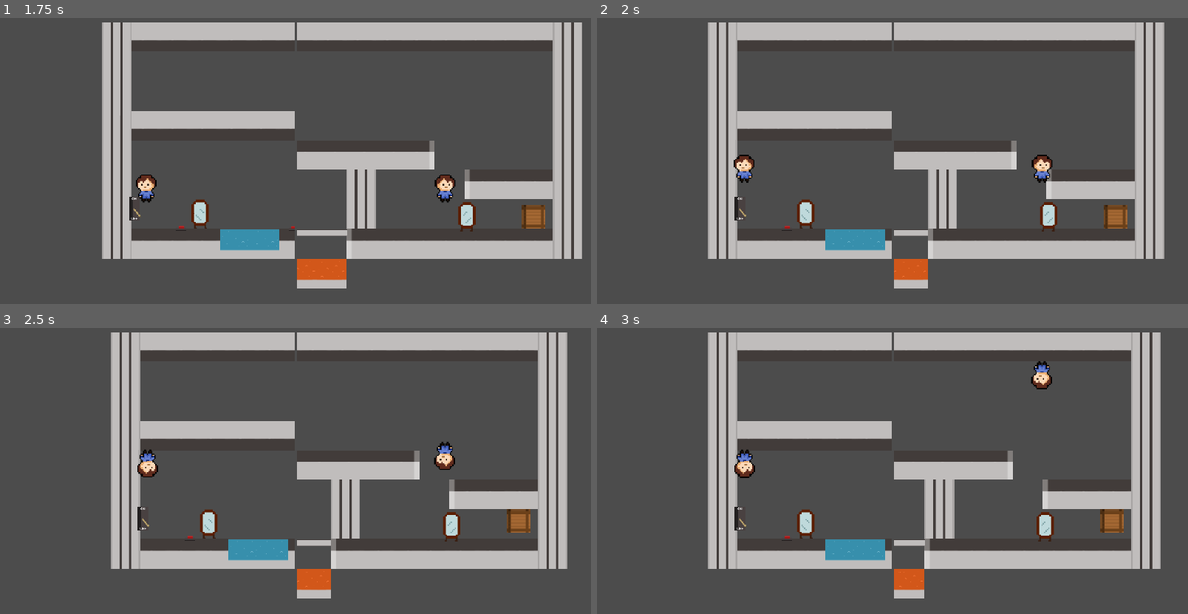
Above: before the commit, frames 1-4 (two rows, left to right).
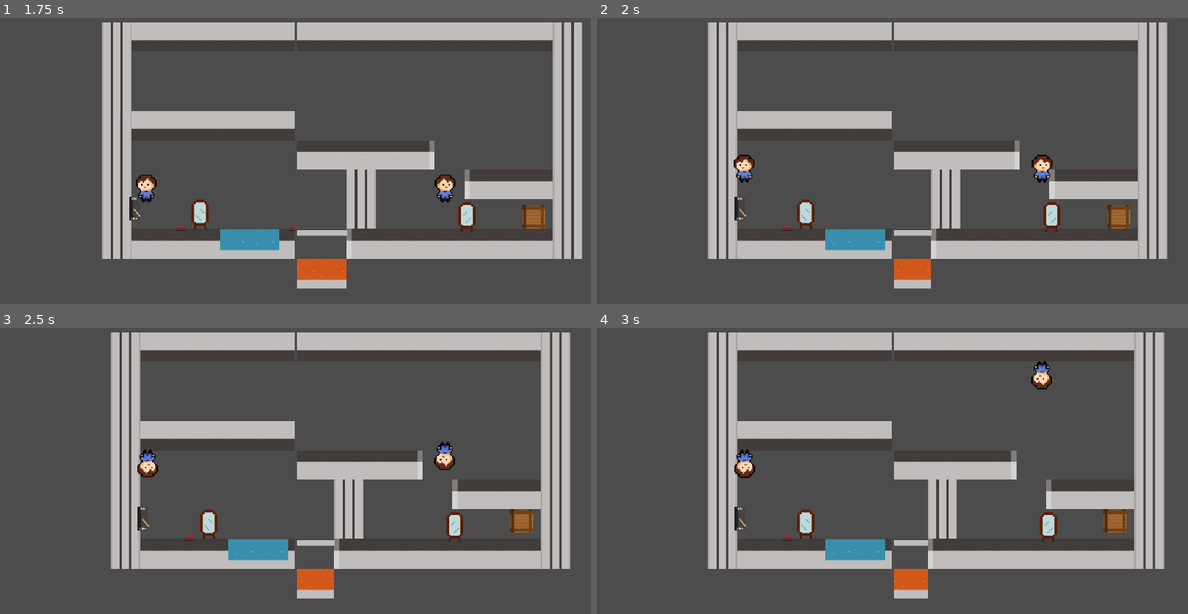
Above: after the commit, the same moments.

Repository: papukweh/Sohlepse
Game: Godot game, scene res://Menus/MenuPrincipal.tscn
Two runs of this game, one before a commit and one after it. Both use one fixed random seed, a clock stepped at 60 frames per second and the inputs below.
Inputs:
- Up to frame 1 (1.75 s): click "JOGAR" at 0.5 s; tap Enter at 1.25 s; hold Right (move_right) from 1.28 s (still down); tap H (change-h) at 1.35 s; tap Up (jump) at 1.52 s
- Up to frame 2 (2 s): keep holding Right (move_right)
- Up to frame 3 (2.5 s): release Right (move_right) at 2.03 s; hold Down (move_down) from 2.03 s (still down); tap V (change-v) at 2.1 s; tap Up (jump) at 2.27 s
- Up to frame 4 (3 s): release Down (move_down) at 2.78 s; hold Right (move_right) from 2.78 s (still down); hold E (interact) from 2.78 s (still down)

Frame 1 is identical in both runs. In frame 2, 4.1% of the frame differs, in the area x 50-97%, y 1-95%; in frame 3, 4.1%; in frame 4, 4.1%, in the area x 50-96%, y 1-95%.

Commit message:
Plataformas de pulo

Diff:
--- a/Sohlepse/Hazards/FallingFloor.tscn
+++ b/Sohlepse/Hazards/FallingFloor.tscn
@@ -3,8 +3,6 @@
 [ext_resource path="res://Hazards/FallingFloor.gd" type="Script" id=1]
 [ext_resource path="res://Assets/platform1.png" type="Texture" id=2]
 [ext_resource path="res://Assets/platform2.png" type="Texture" id=3]
-
-
 
 [sub_resource type="RectangleShape2D" id=1]
 
--- /dev/null
+++ b/Sohlepse/Objects/Platform.gd
@@ -0,0 +1,10 @@
+extends Area2D
+
+func _on_Platform_body_entered(body):
+	if(body.get_name().begins_with("Player")):
+		body.platform = true
+
+
+func _on_Platform_body_exited(body):
+	if(body.get_name().begins_with("Player")):
+		body.platform = false
--- /dev/null
+++ b/Sohlepse/Objects/Platform.tscn
@@ -0,0 +1,56 @@
+[gd_scene load_steps=5 format=2]
+
+[ext_resource path="res://Objects/Platform.gd" type="Script" id=1]
+[ext_resource path="res://Assets/platform1.png" type="Texture" id=2]
+
+[sub_resource type="RectangleShape2D" id=1]
+
+custom_solver_bias = 0.0
+extents = Vector2( 32.214, 12.1308 )
+
+[sub_resource type="RectangleShape2D" id=2]
+
+custom_solver_bias = 0.0
+extents = Vector2( 10.9849, 11.7475 )
+
+[node name="Platform" type="Area2D"]
+
+input_pickable = true
+gravity_vec = Vector2( 0, 1 )
+gravity = 98.0
+linear_damp = 0.1
+angular_damp = 1.0
+audio_bus_override = false
+audio_bus_name = "Master"
+script = ExtResource( 1 )
+
+[node name="Sprite" type="Sprite" parent="." index="0"]
+
+texture = ExtResource( 2 )
+
+[node name="CollisionShape2D" type="CollisionShape2D" parent="." index="1"]
+
+position = Vector2( -0.284794, 0.979662 )
+scale = Vector2( 1, 0.652924 )
+shape = SubResource( 1 )
+
+[node name="StaticBody2D" type="StaticBody2D" parent="." index="2"]
+
+input_pickable = false
+collision_layer = 1
+collision_mask = 1
+constant_linear_velocity = Vector2( 0, 0 )
+constant_angular_velocity = 0.0
+friction = 1.0
+bounce = 0.0
+
+[node name="CollisionShape2D" type="CollisionShape2D" parent="StaticBody2D" index="0"]
+
+position = Vector2( 0.101007, 0 )
+scale = Vector2( 2.92755, 1 )
+shape = SubResource( 2 )
+one_way_collision = true
+
+[connection signal="body_entered" from="." to="." method="_on_Platform_body_entered"]
+
+[connection signal="body_exited" from="." to="." method="_on_Platform_body_exited"]
--- a/Sohlepse/Player/Player.gd
+++ b/Sohlepse/Player/Player.gd
@@ -19,6 +19,7 @@
 var jumping = false
 var pushing = false
 var dead = false
+var platform = false
 var in_terrain = 0
 
 var siding_left = false
@@ -113,7 +114,7 @@
 	# Integrate velocity into motion and move
 	velocity = move_and_slide(velocity, Vector2(0, -1))
 
-	if $RC_down.is_colliding():
+	if $RC_down.is_colliding() and not platform:
 		on_air_time = 0
 		jumping = false
 		#if in_terrain == 0:
--- a/Sohlepse/Stages/stage1.tscn
+++ b/Sohlepse/Stages/stage1.tscn
@@ -14,8 +14,9 @@
 [ext_resource path="res://Objects/Endgoal.tscn" type="PackedScene" id=12]
 [ext_resource path="res://Hazards/Limit.tscn" type="PackedScene" id=13]
 [ext_resource path="res://Objects/EndgoalMirror.tscn" type="PackedScene" id=14]
-
-[node name="stage1" instance=ExtResource( 1 )]
+[ext_resource path="res://Objects/Platform.tscn" type="PackedScene" id=15]
+
+[node name="stage1" index="0" instance=ExtResource( 1 )]
 
 PLAYERS = 2
 MIRRORS = 2
@@ -201,4 +202,8 @@
 
 position = Vector2( 1295.08, 420.359 )
 
+[node name="Platform" parent="." index="9" instance=ExtResource( 15 )]
+
+position = Vector2( 802.217, 357.895 )
+
 [connection signal="area_entered" from="Objects/Lever2" to="Objects/Lever2" method="_on_lever2_area_entered"]
--- a/Sohlepse/tileset_test.tres
+++ b/Sohlepse/tileset_test.tres
@@ -17,7 +17,7 @@
 [sub_resource type="ConvexPolygonShape2D" id=3]
 
 custom_solver_bias = 0.0
-points = PoolVector2Array( 32, -32, 32, 32, -32.5, 32, -32.5, -32 )
+points = PoolVector2Array( 32, -32, 32, 32, -32, 32, -32, -32 )
 
 [resource]
 
@@ -61,5 +61,5 @@
 "autotile_coord": Vector2( 0, 0 ),
 "one_way": false,
 "shape": SubResource( 3 ),
-"shape_transform": Transform2D( 0.887233, 0, 0, 0.952262, 28.5874, 33.8003 )
+"shape_transform": Transform2D( 1, 0, 0, 1, 32, 32 )
 } ]
--- a/Sohlepse/tileset_test.tscn
+++ b/Sohlepse/tileset_test.tscn
@@ -68,10 +68,7 @@
 bounce = 0.0
 _sections_unfolded = [ "Transform" ]
 
-[node name="CollisionPolygon2D" type="CollisionPolygon2D" parent="edge/StaticBody2D" index="0"]
+[node name="CollisionPolygon2D2" type="CollisionPolygon2D" parent="edge/StaticBody2D" index="0"]
 
-position = Vector2( -3.41264, 1.8003 )
-scale = Vector2( 0.887233, 0.952262 )
 build_mode = 0
-polygon = PoolVector2Array( -32.5, -32, -32.5, 32, 32, 32, 32, -32 )
-_sections_unfolded = [ "Transform" ]
+polygon = PoolVector2Array( -32, -32, -32, 32, 32, 32, 32, -32 )
Not shown: 1 places in Sohlepse/Stages/stage1.tscn that only renumber resources
